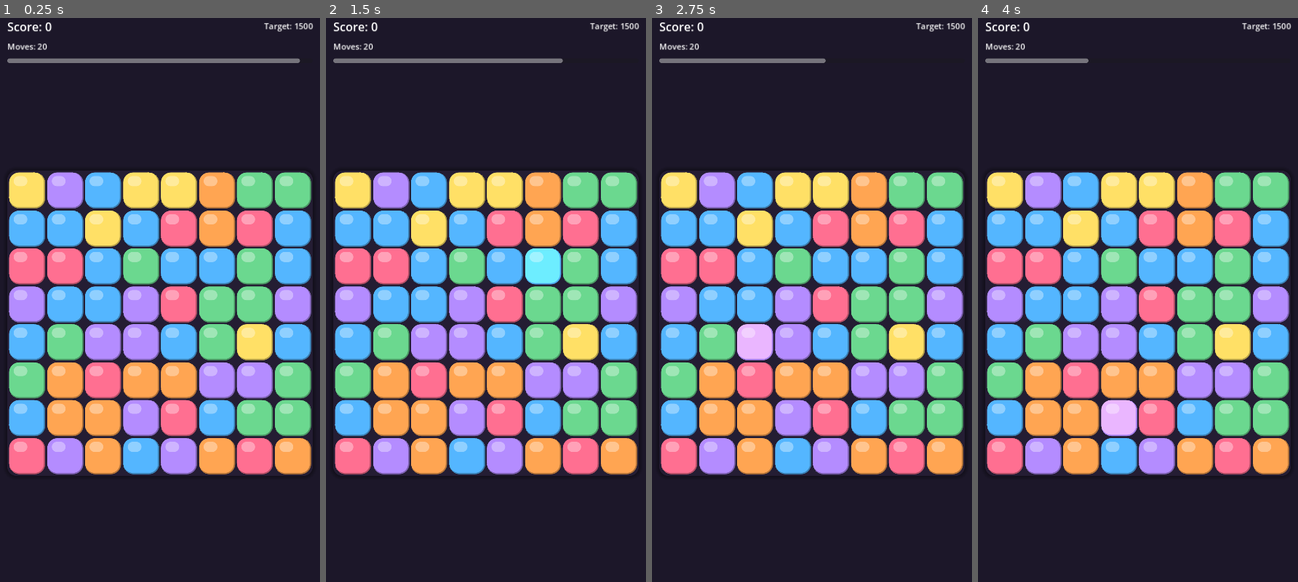
Above: before the commit, frames 1-4 (left to right).
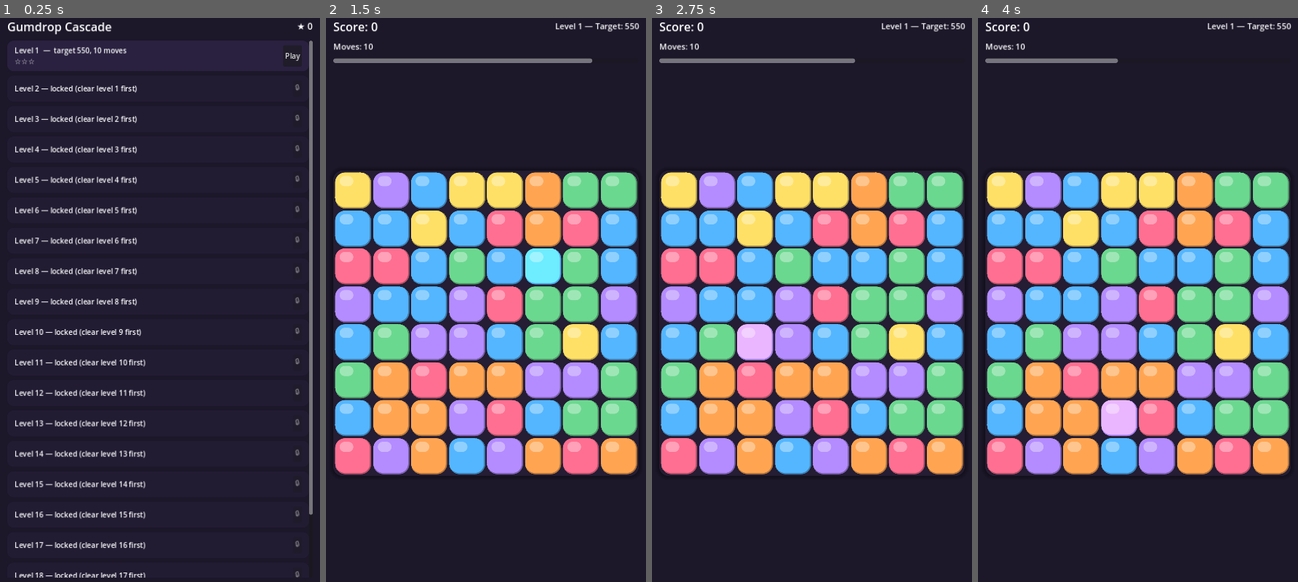
Above: after the commit, the same moments.

Repository: ZestyBytes/game-dev
Game: Godot game, scene res://scenes/LevelSelect.tscn
The game is run twice, just before and just after one commit, with the same random seed, the same clock (stepped at 60 frames per second) and the same inputs. Before the commit the project starts from res://scenes/Main.tscn.
Inputs (mouse positions are in pixels of both pictures, inside the frame that each line leads up to):
- Up to frame 1 (0.25 s): no input
- Up to frame 2 (1.5 s): click (617, 57) at 0.5 s, where only the run after the commit has a clickable "Play"; move the mouse to (556, 266) at 1.27 s; click (556, 266) at 1.42 s
- Up to frame 3 (2.75 s): move the mouse to (748, 328) at 2.02 s; click (748, 328) at 2.17 s
- Up to frame 4 (4 s): move the mouse to (1170, 170) at 2.77 s; click (1170, 170) at 2.92 s; move the mouse to (1122, 412) at 3.52 s; click (1122, 412) at 3.67 s

The runs differ from the first frame. In frame 1, 48% of the frame differs, in the area x 2-98%, y 0-100%; in frame 2, 0.3%; in frame 3, 0.3%; in frame 4, 0.3%.

Commit message:
Level progression: level select, star rating, persistent best scores
Biggest missing piece from web/index.html: the game was one flat round
with a fixed target/move count, no way to progress. This adds:

- levels.gd: the exact level ladder from the web version (LEVEL_TABLE /
  levelConfig / starsForResult), so difficulty curve matches
- save_data.gd (Save autoload): persists stars-per-level and best score
  per level to user://save.json, loaded once at startup
- LevelSelect.tscn/level_select.gd: new entry-point scene listing levels,
  showing stars/best score, locking anything past the first unwon level
- main.gd: reads level/target/moves from Save.current_level + Levels
  instead of hardcoded constants; on win, computes stars and records the
  result; overlay now offers Next Level / Retry / Level Select

Scope note: this is a single local player's persistent progress, not
the web version's multi-profile 'who's playing' system - that would
need its own profile-picker UI layered on top of what Save already
tracks per-profile-shaped data. Everything a leaderboard/profile needs
(stars, best scores) is here; the multi-player UI on top is still open.

Verified: headless import clean (autoload registers, Levels/Save/
level_select all load without errors), smoke tests pass, live run on
real desktop with zero runtime errors from launch through level select.

Co-Authored-By: Claude Sonnet 5 <noreply@anthropic.com>
Claude-Session: https://claude.ai/code/session_01SKiRvKRX3vbSKBHmgdDPGE

Diff:
--- a/godot/project.godot
+++ b/godot/project.godot
@@ -7,9 +7,13 @@
 [application]
 
 config/name="Gumdrop Cascade"
-run/main_scene="res://scenes/Main.tscn"
+run/main_scene="res://scenes/LevelSelect.tscn"
 config/features=PackedStringArray("4.3", "Mobile")
 config/icon="res://assets/icon.svg"
+
+[autoload]
+
+Save="*res://scripts/save_data.gd"
 
 [display]
 
--- /dev/null
+++ b/godot/scenes/LevelSelect.tscn
@@ -0,0 +1,59 @@
+[gd_scene load_steps=2 format=3 uid="uid://bqjw6f0kx3n8y"]
+
+[ext_resource type="Script" path="res://scripts/level_select.gd" id="1_select"]
+
+[node name="LevelSelect" type="Control"]
+layout_mode = 3
+anchors_preset = 15
+anchor_right = 1.0
+anchor_bottom = 1.0
+grow_horizontal = 2
+grow_vertical = 2
+script = ExtResource("1_select")
+
+[node name="Background" type="ColorRect" parent="."]
+layout_mode = 1
+anchors_preset = 15
+anchor_right = 1.0
+anchor_bottom = 1.0
+grow_horizontal = 2
+grow_vertical = 2
+color = Color(0.11, 0.09, 0.16, 1)
+
+[node name="Layout" type="VBoxContainer" parent="."]
+layout_mode = 1
+anchors_preset = 15
+anchor_right = 1.0
+anchor_bottom = 1.0
+grow_horizontal = 2
+grow_vertical = 2
+theme_override_constants/separation = 12
+offset_left = 24.0
+offset_top = 24.0
+offset_right = -24.0
+offset_bottom = -24.0
+
+[node name="HUD" type="HBoxContainer" parent="Layout"]
+layout_mode = 2
+
+[node name="Title" type="Label" parent="Layout/HUD"]
+layout_mode = 2
+size_flags_horizontal = 3
+text = "Gumdrop Cascade"
+theme_override_font_sizes/font_size = 26
+
+[node name="TotalStarsLabel" type="Label" parent="Layout/HUD" unique_name_in_owner="true"]
+unique_name_in_owner = true
+layout_mode = 2
+text = "★ 0"
+theme_override_font_sizes/font_size = 20
+
+[node name="Scroll" type="ScrollContainer" parent="Layout"]
+layout_mode = 2
+size_flags_vertical = 3
+
+[node name="LevelList" type="VBoxContainer" parent="Layout/Scroll" unique_name_in_owner="true"]
+unique_name_in_owner = true
+layout_mode = 2
+size_flags_horizontal = 3
+theme_override_constants/separation = 10
--- a/godot/scenes/Main.tscn
+++ b/godot/scenes/Main.tscn
@@ -105,7 +105,17 @@
 horizontal_alignment = 1
 theme_override_font_sizes/font_size = 30
 
+[node name="NextLevelButton" type="Button" parent="RoundOverlay/Center" unique_name_in_owner="true"]
+unique_name_in_owner = true
+layout_mode = 2
+text = "Next level"
+
 [node name="RestartButton" type="Button" parent="RoundOverlay/Center" unique_name_in_owner="true"]
 unique_name_in_owner = true
 layout_mode = 2
-text = "Play again"
+text = "Retry level"
+
+[node name="LevelSelectButton" type="Button" parent="RoundOverlay/Center" unique_name_in_owner="true"]
+unique_name_in_owner = true
+layout_mode = 2
+text = "Level select"
--- /dev/null
+++ b/godot/scripts/level_select.gd
@@ -0,0 +1,64 @@
+extends Control
+
+## Level-select screen: a scrollable list of levels with stars earned and
+## best score, tap to play. The new main scene entry point.
+
+const LEVEL_COUNT := 20 # how many level buttons to list; more unlock as you clear the last one
+
+@onready var list: VBoxContainer = %LevelList
+@onready var total_stars_label: Label = %TotalStarsLabel
+
+func _ready() -> void:
+	_rebuild()
+
+func _rebuild() -> void:
+	for child in list.get_children():
+		child.queue_free()
+	total_stars_label.text = "★ %d" % Save.total_stars()
+
+	var unlocked := Save.highest_unlocked()
+	for n in range(1, LEVEL_COUNT + 1):
+		list.add_child(_make_level_row(n, n <= unlocked))
+
+func _make_level_row(n: int, unlocked: bool) -> Control:
+	var cfg: Dictionary = Levels.config(n)
+
+	var panel := PanelContainer.new()
+	panel.size_flags_horizontal = Control.SIZE_EXPAND_FILL
+	var style := StyleBoxFlat.new()
+	style.bg_color = Color("2a2140") if unlocked else Color("221c33")
+	style.set_corner_radius_all(14)
+	style.content_margin_left = 16
+	style.content_margin_right = 16
+	style.content_margin_top = 10
+	style.content_margin_bottom = 10
+	panel.add_theme_stylebox_override("panel", style)
+
+	var row := HBoxContainer.new()
+	row.add_theme_constant_override("separation", 12)
+	panel.add_child(row)
+
+	var label := Label.new()
+	var stars: int = Save.level_stars.get(n, 0)
+	var best: int = Save.best_scores.get(n, 0)
+	if unlocked:
+		var star_str := "★".repeat(stars) + "☆".repeat(3 - stars)
+		var best_str := (" · best %d" % best) if best > 0 else ""
+		label.text = "Level %d  —  target %d, %d moves\n%s%s" % [n, cfg["target"], cfg["moves"], star_str, best_str]
+	else:
+		label.text = "Level %d — locked (clear level %d first)" % [n, n - 1]
+	label.size_flags_horizontal = Control.SIZE_EXPAND_FILL
+	label.add_theme_font_size_override("font_size", 16)
+	row.add_child(label)
+
+	var button := Button.new()
+	button.text = "Play" if unlocked else "🔒"
+	button.disabled = not unlocked
+	button.pressed.connect(_play_level.bind(n))
+	row.add_child(button)
+
+	return panel
+
+func _play_level(n: int) -> void:
+	Save.current_level = n
+	get_tree().change_scene_to_file("res://scenes/Main.tscn")
--- /dev/null
+++ b/godot/scripts/levels.gd
@@ -0,0 +1,34 @@
+extends RefCounted
+class_name Levels
+
+## Level ladder, ported directly from web/index.html's LEVEL_TABLE /
+## levelConfig / starsForResult - same numbers, same formula past level 10,
+## so difficulty progression matches the web version exactly.
+
+const LEVEL_TABLE := [
+	{"target": 550, "moves": 10},
+	{"target": 750, "moves": 12},
+	{"target": 950, "moves": 13},
+	{"target": 1150, "moves": 14},
+	{"target": 1350, "moves": 15},
+	{"target": 1550, "moves": 16},
+	{"target": 1750, "moves": 17},
+	{"target": 1950, "moves": 18},
+	{"target": 2150, "moves": 19},
+	{"target": 2400, "moves": 20},
+]
+
+static func config(n: int) -> Dictionary:
+	if n <= LEVEL_TABLE.size():
+		return LEVEL_TABLE[n - 1]
+	var extra: int = n - LEVEL_TABLE.size()
+	return {"target": 2400 + extra * 300, "moves": min(20 + ceili(extra / 2.0), 30)}
+
+## Stars are about how comfortably you won, not just whether you did.
+static func stars_for_result(moves_left: int, total_moves: int) -> int:
+	var spare: float = float(moves_left) / float(total_moves)
+	if spare >= 0.5:
+		return 3
+	if spare >= 0.25:
+		return 2
+	return 1
--- a/godot/scripts/main.gd
+++ b/godot/scripts/main.gd
@@ -21,8 +21,10 @@
 const CLEAR_TIME := 0.12
 
 const BONUS_TIME_MAX := 6.0 # seconds of "fast" window before bonus decays
-const START_MOVES := 20
-const TARGET_SCORE := 1500
+
+var level_number: int = 1
+var start_moves: int = 20
+var target_score: int = 1500
 
 var board: BoardLogic
 var gems := {} # Vector2i -> Panel
@@ -35,7 +37,7 @@
 var selected: Variant = null # Vector2i or null
 
 var score := 0
-var moves_left := START_MOVES
+var moves_left := 0
 var combo_depth := 0
 var bonus_time := BONUS_TIME_MAX
 
@@ -47,11 +49,19 @@
 @onready var overlay: Control = %RoundOverlay
 @onready var overlay_label: Label = %RoundOverlayLabel
 @onready var restart_button: Button = %RestartButton
+@onready var next_level_button: Button = %NextLevelButton
+@onready var level_select_button: Button = %LevelSelectButton
 @onready var sound: Sound = %Sound
 
 func _ready() -> void:
-	target_label.text = "Target: %d" % TARGET_SCORE
+	level_number = Save.current_level
+	var cfg: Dictionary = Levels.config(level_number)
+	start_moves = cfg["moves"]
+	target_score = cfg["target"]
+	target_label.text = "Level %d — Target: %d" % [level_number, target_score]
 	restart_button.pressed.connect(_start_round)
+	next_level_button.pressed.connect(_play_next_level)
+	level_select_button.pressed.connect(_go_to_level_select)
 	board_wrap.resized.connect(_layout_board)
 	_start_round()
 
@@ -59,7 +69,7 @@
 	overlay.hide()
 	round_over = false
 	score = 0
-	moves_left = START_MOVES
+	moves_left = start_moves
 	combo_depth = 0
 	bonus_time = BONUS_TIME_MAX
 	score_label.text = "Score: 0"
@@ -376,16 +386,32 @@
 	await tw.finished
 
 func _check_round_end() -> void:
-	if score >= TARGET_SCORE:
+	if score >= target_score:
 		_end_round(true)
 	elif moves_left <= 0:
 		_end_round(false)
 
 func _end_round(won: bool) -> void:
 	round_over = true
-	overlay_label.text = ("You win! Score: %d" % score) if won else ("Out of moves. Score: %d" % score)
+	if won:
+		var stars: int = Levels.stars_for_result(moves_left, start_moves)
+		Save.record_level_result(level_number, stars, score)
+		var star_str := "★".repeat(stars) + "☆".repeat(3 - stars)
+		overlay_label.text = "Level %d complete!  %s\nScore: %d" % [level_number, star_str, score]
+		next_level_button.show()
+	else:
+		Save.record_level_result(level_number, 0, score) # still tracks a best score even on a loss
+		overlay_label.text = "Out of moves.\nScore: %d  (target %d)" % [score, target_score]
+		next_level_button.hide()
 	sound.play_round_end(won)
 	overlay.show()
+
+func _play_next_level() -> void:
+	Save.current_level = level_number + 1
+	get_tree().reload_current_scene()
+
+func _go_to_level_select() -> void:
+	get_tree().change_scene_to_file("res://scenes/LevelSelect.tscn")
 
 func _check_stuck_board() -> void:
 	if not board.has_any_move():
--- /dev/null
+++ b/godot/scripts/save_data.gd
@@ -0,0 +1,72 @@
+extends Node
+
+## Autoload singleton ("Save") holding persistent progress: stars and best
+## score per level, plus which level is currently selected for the Main
+## scene to read. Saved to user:// as JSON, loaded once at startup.
+##
+## Scope note: this is a single local player, not the web version's
+## multi-profile "who's playing" system - that would need its own
+## profile-picker UI on top of this. Everything here (stars, best scores)
+## is what a real profile system would store per-profile.
+
+const SAVE_PATH := "user://save.json"
+
+var level_stars: Dictionary = {} # level number (int) -> stars (0-3)
+var best_scores: Dictionary = {} # level number (int) -> best score
+var current_level: int = 1 # set by LevelSelect before changing to Main.tscn
+
+func _ready() -> void:
+	load_data()
+
+func highest_unlocked() -> int:
+	# Level 1 is always unlocked; each additional level unlocks once the one
+	# before it has been won (has any stars recorded).
+	var n := 1
+	while level_stars.has(n):
+		n += 1
+	return n
+
+func record_level_result(level: int, stars: int, score: int) -> void:
+	var prev_stars: int = level_stars.get(level, 0)
+	if stars > prev_stars:
+		level_stars[level] = stars
+	var prev_best: int = best_scores.get(level, 0)
+	if score > prev_best:
+		best_scores[level] = score
+	save_data()
+
+func total_stars() -> int:
+	var total := 0
+	for v in level_stars.values():
+		total += v
+	return total
+
+func save_data() -> void:
+	var file := FileAccess.open(SAVE_PATH, FileAccess.WRITE)
+	if file == null:
+		push_warning("Save.save_data: could not open %s for writing" % SAVE_PATH)
+		return
+	file.store_string(JSON.stringify({
+		"level_stars": level_stars,
+		"best_scores": best_scores,
+	}))
+
+func load_data() -> void:
+	if not FileAccess.file_exists(SAVE_PATH):
+		return
+	var file := FileAccess.open(SAVE_PATH, FileAccess.READ)
+	if file == null:
+		return
+	var parsed = JSON.parse_string(file.get_as_text())
+	if typeof(parsed) != TYPE_DICTIONARY:
+		return
+	# JSON object keys are always strings; convert back to the int level
+	# numbers the rest of the game uses.
+	level_stars = _int_keys(parsed.get("level_stars", {}))
+	best_scores = _int_keys(parsed.get("best_scores", {}))
+
+func _int_keys(d: Dictionary) -> Dictionary:
+	var out := {}
+	for k in d.keys():
+		out[int(k)] = d[k]
+	return out
Not shown, added: godot/scripts/level_select.gd.uid
Not shown, added: godot/scripts/levels.gd.uid
Not shown, added: godot/scripts/save_data.gd.uid
